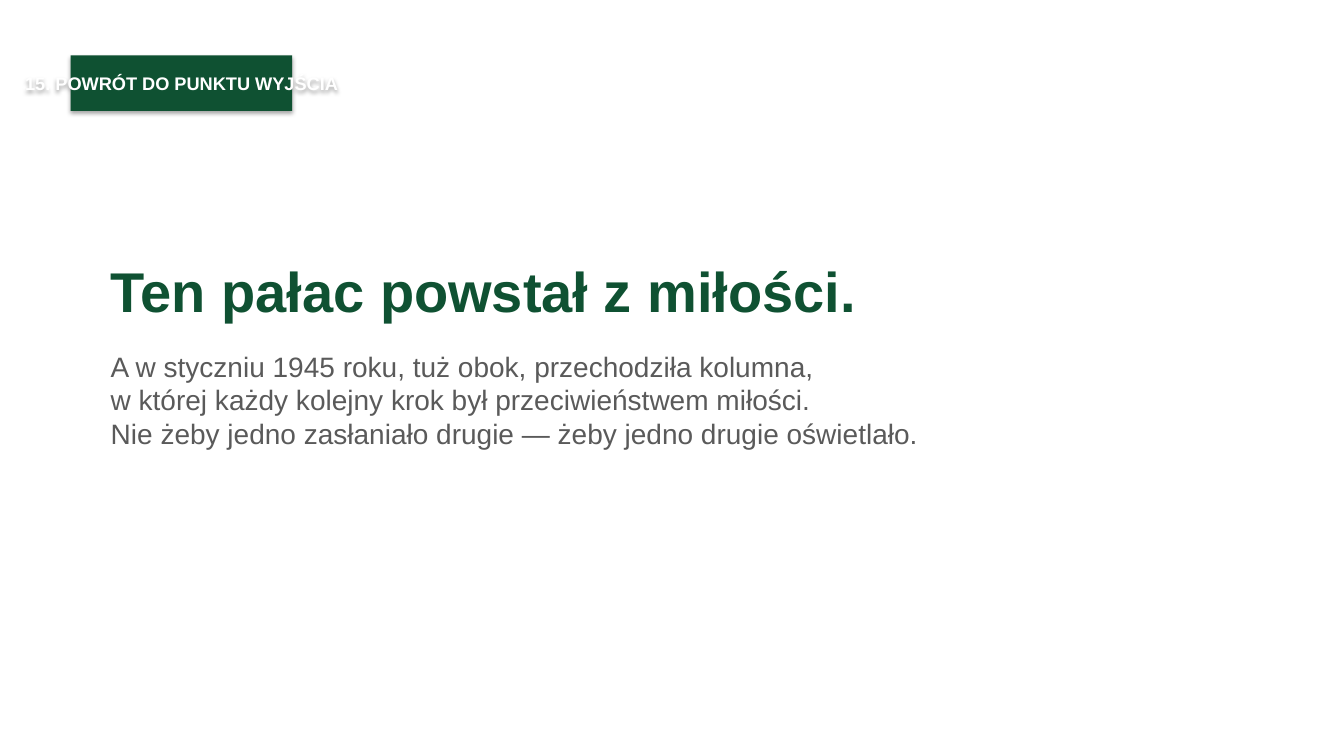
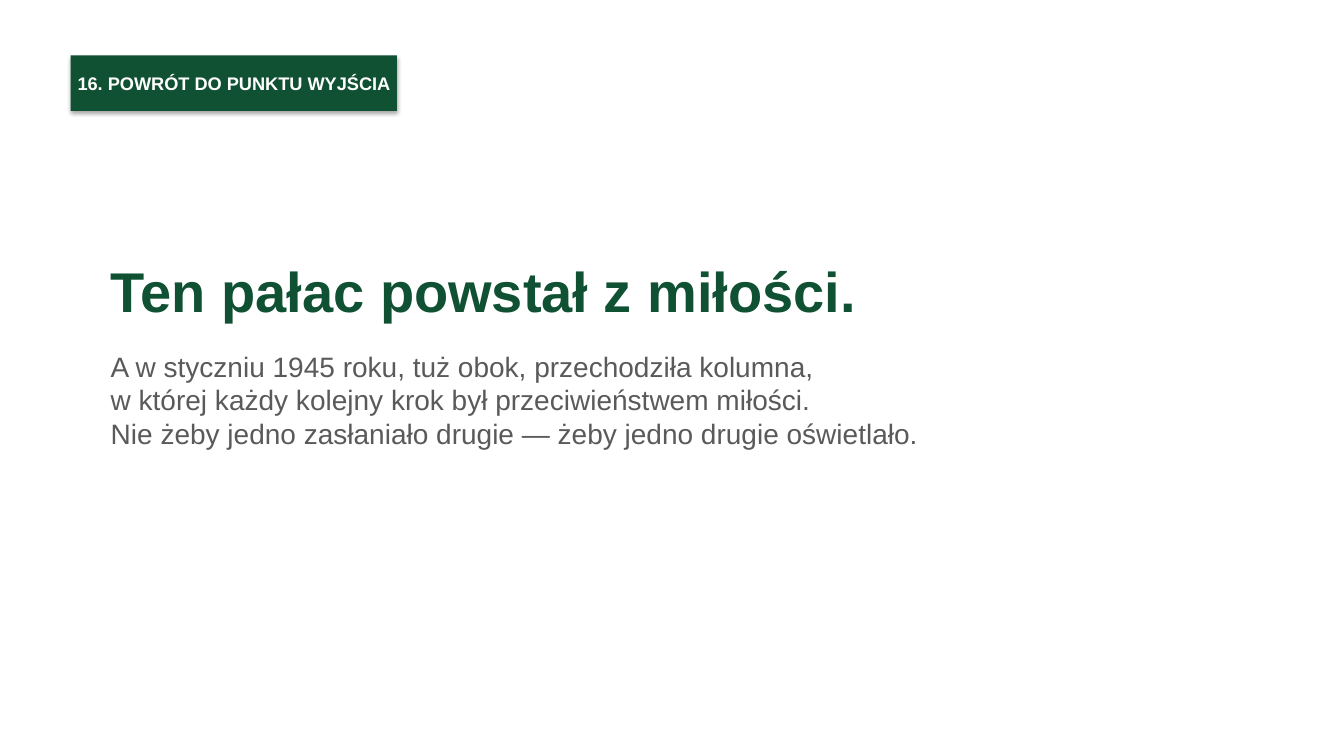
Before and after one commit to mszana-info/mszana, a slide deck: slide 20 of seminarium/prezentacja-muzeum-bez-scian.pptx (slide 19 before the commit). Drawn at 1344x756 pixels with LibreOffice and Linux fonts; fonts in the diff are those of the drawing. Boxes give left, top, right and bottom in pixels: in the first picture for what was removed or moved away, otherwise in the second. Text is boxed around its words. In the diff, an @@ line names an element or a change of style, - is before the commit and + after.

```diff
--- a/seminarium/prezentacja-muzeum-bez-scian.pptx
+++ b/seminarium/prezentacja-muzeum-bez-scian.pptx
@@ rectangle "16. POWRÓT DO PUNKTU WYJŚCIA": place and size @@
-rectangle "16. POWRÓT DO PUNKTU WYJŚCIA" at [71, 55, 292, 111]
+rectangle "16. POWRÓT DO PUNKTU WYJŚCIA" at [71, 55, 397, 111]
@@ text in rectangle at [78, 76, 391, 90]: text changed @@
-15. POWRÓT DO PUNKTU WYJŚCIA
+16. POWRÓT DO PUNKTU WYJŚCIA
```
Also in this commit, not shown: 19 other slides changed, 1 slide added, 10 other files.
